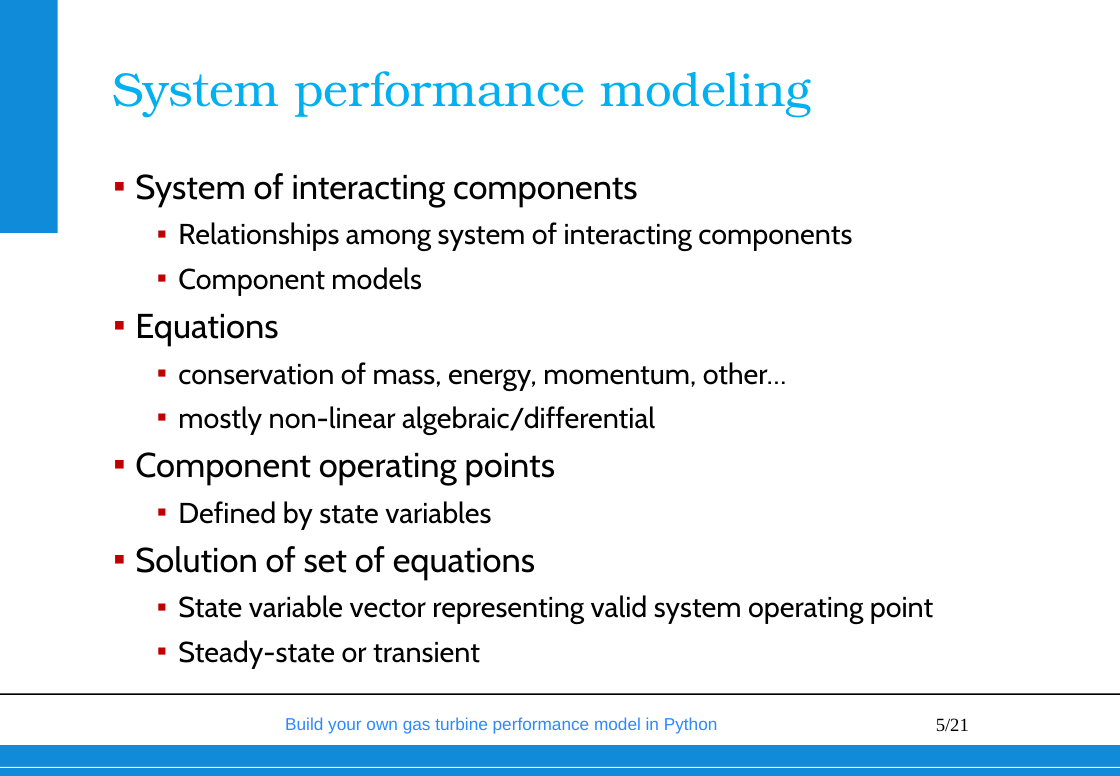
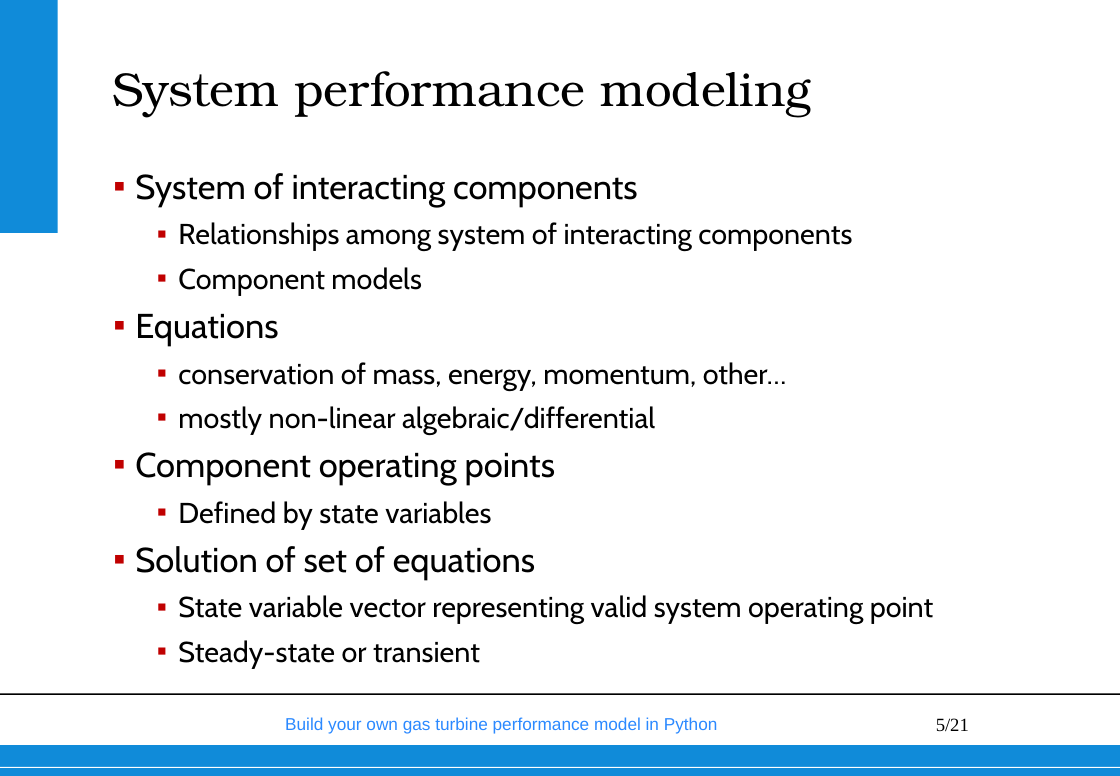
Before and after one commit to wvisser1958/GSPy, a slide deck: slide 5 of doc/Build your own gas turbine performance model from scratch.pptx. Drawn at 1120x776 pixels with LibreOffice and Linux fonts; fonts in the diff are those of the drawing; background and template pictures are left out. Boxes give left, top, right and bottom in pixels: in the first picture for what was removed or moved away, otherwise in the second. Text is boxed around its words. In the diff, an @@ line names an element or a change of style, - is before the commit and + after.

```diff
--- a/doc/Build your own gas turbine performance model from scratch.pptx
+++ b/doc/Build your own gas turbine performance model from scratch.pptx
@@ title "System performance modeling" at [112,71,811,117]: text colour #00B0F0 to #000000 @@
```
Also in this commit, not shown: 8 other slides changed.
